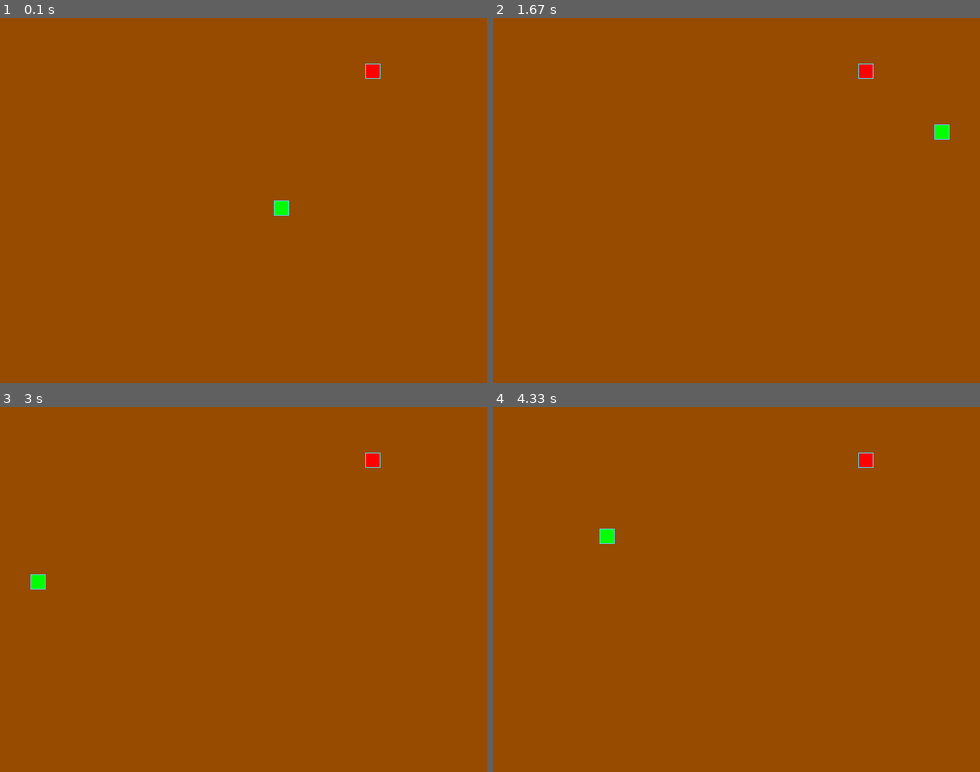
Above: before the commit, frames 1-4 (two rows, left to right).
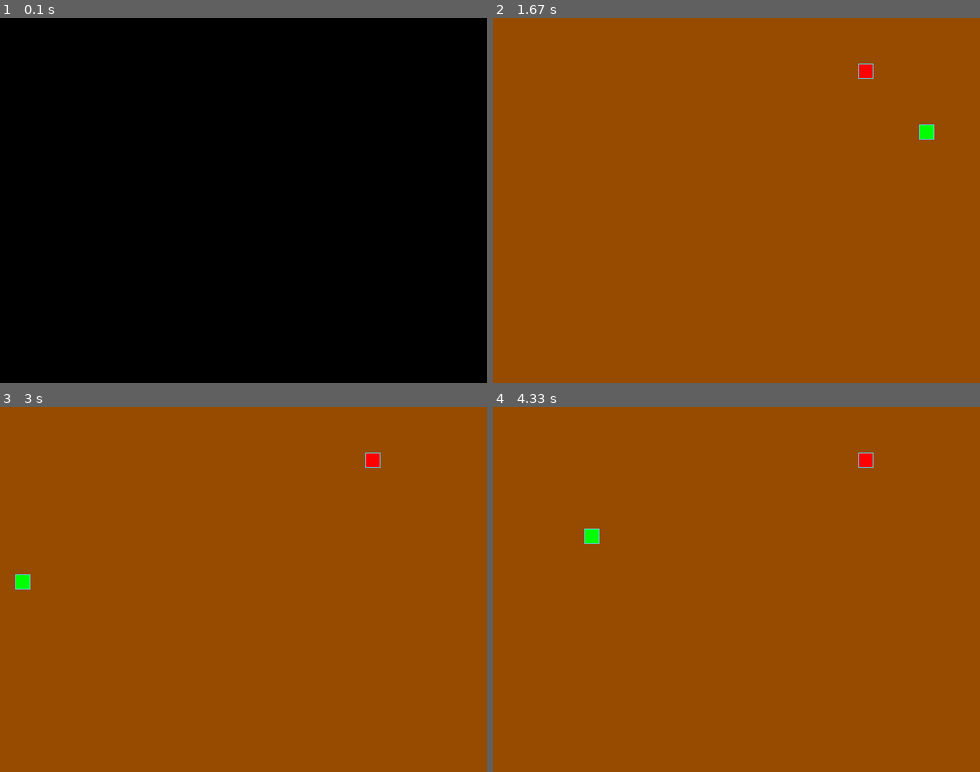
Above: after the commit, the same moments.

Repository: Cka3o4Hukk/the_snake
Game: pygame game, started from the_snake.py
Same seed, same stepped clock (60 frames per second), same inputs: the game is played once before the commit and once after it.
Inputs:
- Up to frame 1 (0.1 s): no input
- Up to frame 2 (1.67 s): hold Right 0.33-0.8 s; hold Up 0.83-1.3 s; hold Right from 1.33 s (still down)
- Up to frame 3 (3 s): release Right at 1.8 s; hold Down 2.4-2.7 s; hold Left from 2.73 s (still down)
- Up to frame 4 (4.33 s): release Left at 3.13 s; hold Up 3.17-3.53 s; hold Right 3.57-4.2 s; hold Down from 4.23 s (still down)

The runs differ from the first frame. In frame 1, 100% of the frame differs, in the area x 0-100%, y 0-100%; in frame 2, 0.3%; in frame 3, 0.3%; in frame 4, 0.3%.

Commit message:
Частичное исправлени

Diff:
--- a/the_snake.py
+++ b/the_snake.py
@@ -3,7 +3,6 @@
 from random import randint
 
 import pygame
-
 
 # Константы для размеров поля и сетки:
 SCREEN_WIDTH, SCREEN_HEIGHT = 640, 480
@@ -38,6 +37,8 @@
 # Скорость движения змейки:
 SPEED = 10
 
+const_position = ((SCREEN_WIDTH // 2), (SCREEN_HEIGHT // 2))
+
 # Настройка игрового окна:
 screen = pygame.display.set_mode((SCREEN_WIDTH, SCREEN_HEIGHT), 0, 32)
 
@@ -50,26 +51,19 @@
 # Позиция в центре
 centre_position = [((SCREEN_WIDTH // 2), (SCREEN_HEIGHT // 2))]
 
+move_dict = {
+    pygame.K_UP: UP,
+    pygame.K_DOWN: DOWN,
+    pygame.K_LEFT: LEFT,
+    pygame.K_RIGHT: RIGHT
+}
+
+directions = {UP: DOWN,
+              DOWN: UP,
+              LEFT: RIGHT,
+              RIGHT: LEFT}
+
 # Тут опишите все классы игры.
-
-'''Уточнить некоторые моменты
-Для удобства рекомендую добавить метод создания новой ячейки
-Я сделал это в отдельных методах, создание поля через random
-и создание графического изображения (draw_default)
-
-Не хватает атрибута метода, отражающего занятые ячейки.
-Могу передать данные яблока и камня, и уже от них заполнить
-занятые ячейки. Так нужно или иначе?
-
-Перебор недопустим. Стоит воспользоваться оператором %.
-Пока не придумал с чем использовать остаток, в любой точке
-за картой координата -20, но на что делить пока не знаю
-
-Остальное в процессе, мелочи в коде поправил, серьезные ошибки
-также попытался исправить, но нужно ещё доработать
-
-Добавил камень, но пишет, что main сложный, поэтому я убрал для проверки
-'''
 
 
 class GameObject():
@@ -83,10 +77,11 @@
 
     def randomize_position(self):
         """Создание позиции предмета рандомно."""
-        return (
+        self.position = (
             randint(0, GRID_WIDTH) * GRID_SIZE,
             randint(0, GRID_HEIGHT) * GRID_SIZE
         )
+
 
     def draw_default(self):
         """Графическое создание предмета."""
@@ -105,7 +100,7 @@
         """Место на поле, цвет, количество камней."""
         super().__init__(position, body_color, length)
         # Создание координат яблока кортежем
-        self.position = self.randomize_position()
+        self.randomize_position()
 
     def draw(self):
         """Графическое создание камня."""
@@ -119,7 +114,7 @@
         """Место на поле, цвет, количество яблок."""
         super().__init__(position, body_color, length)
         # Создание координат яблока кортежем
-        self.position = self.randomize_position()
+        self.randomize_position()
     # Создание координат яблока кортежем
 
     def draw(self):
@@ -129,15 +124,12 @@
 
 class Snake(GameObject):
     """Создание змейки."""
-
     def __init__(self, position=(0, 0), body_color=SNAKE_COLOR):
         """Основные характеристики змейки."""
         super().__init__(position, body_color)
         # начальное положение змейки
         self.position = None
-        self.pos = None
         self.positions = centre_position
-        self.length = 1  # длины змейки
         self.body_color = SNAKE_COLOR  # цвет змейки
         self.last = None  # последний сегмент змейки
         self.direction = RIGHT  # заданное первоначальное движение
@@ -163,26 +155,17 @@
     def update_direction(self, direction):
         """Обновление направление движения змейки."""
         # Движение вниз
-        if direction == UP and self.direction != DOWN:
-            self.direction = UP
-        # Движение вверх
-        elif direction == DOWN and self.direction != UP:
-            self.direction = DOWN
-        # Движение налево
-        elif direction == LEFT and self.direction != RIGHT:
-            self.direction = LEFT
-        # Движение направо
-        elif direction == RIGHT and self.direction != LEFT:
-            self.direction = RIGHT
+        if direction in directions and self.direction != directions[direction]:
+            self.direction = direction
 
     def get_head_position(self):
         """Возвращает позицию головы змейки."""
-        return list(self.positions[0])
+        return self.positions[0]
 
     def move(self):
         """Движение змейки."""
         # Первоначальное положение головы
-        head = self.positions[0]
+        head = self.get_head_position()
 
         # Новое положение головы
         length_snake = [(head[0] + self.direction[0] * GRID_SIZE, head[1] +
@@ -213,7 +196,7 @@
 
     def check_collision(self, apple):
         """Увеличение змейки, если она съела яблоко (координаты совпали)."""
-        if self.positions[0] == apple.position:
+        if self.get_head_position() == apple.position:
             self.length += 1
             apple.position = apple.randomize_position()
             return True
@@ -232,27 +215,20 @@
         """Если элемент поля есть в теле змейки - сброс."""
         if self.length_snake[0] in self.positions[1:]:
             # При =central_positions.. там уже другое значение от начального
-            self.positions = [((SCREEN_WIDTH // 2), (SCREEN_HEIGHT // 2))]
+            self.positions = [const_position]
             self.length = 1
+
 
 
 def handle_keys(game_object):
     """Обрабатывает нажатия клавиш, чтобы изменить направление змейки."""
     # pylint: disable=no-member
-    movement = {
-        (LEFT, pygame.K_UP): UP,
-        (RIGHT, pygame.K_UP): UP,
-        (UP, pygame.K_LEFT): LEFT,
-    }
-    # pylint: disable=no-member - добавил, так как возникают предупрежения
     for event in pygame.event.get():
         if event.type == pygame.QUIT:
             pygame.quit()
-            raise SystemExit
         elif event.type == pygame.KEYDOWN:
-            new_direction = movement.get((game_object.direction, event.key))
-            if new_direction and new_direction != game_object.direction:
-                game_object.next_direction = new_direction
+            if event.key in move_dict:
+                game_object.update_direction(move_dict[event.key])
 
 
 def main():
@@ -267,29 +243,21 @@
     snake.move()
     # Add more mappings as needed}
     while running:
-        for event in pygame.event.get():
-            if event.type == pygame.QUIT:
-                running = False
-            elif event.type == pygame.KEYDOWN:
-                if event.key == pygame.K_UP:
-                    snake.update_direction(UP)
-                elif event.key == pygame.K_DOWN:
-                    snake.update_direction(DOWN)
-                elif event.key == pygame.K_LEFT:
-                    snake.update_direction(LEFT)
-                elif event.key == pygame.K_RIGHT:
-                    snake.update_direction(RIGHT)
+        clock.tick(SPEED)
+        handle_keys(snake)
 
         if snake.check_collision(apple):
             snake.length += 1
             apple = Apple()  # создание нового яблока
-        snake.reset()
+
+        if snake.reset():
+            snake.reset()
+
         snake.move()
         screen.fill(BOARD_BACKGROUND_COLOR)
         apple.draw()
         snake.draw()
         pygame.display.update()
-        clock.tick(SPEED)
 
 
 if __name__ == '__main__':
Not shown, added: venmm/Include/site/python3.11/pygame/_blit_info.h
Not shown, added: venmm/Include/site/python3.11/pygame/_camera.h
Not shown, added: venmm/Include/site/python3.11/pygame/_pygame.h
Not shown, added: venmm/Include/site/python3.11/pygame/_surface.h
Not shown, added: venmm/Include/site/python3.11/pygame/camera.h
Not shown, added: venmm/Include/site/python3.11/pygame/font.h
Not shown, added: venmm/Include/site/python3.11/pygame/freetype.h
Not shown, added: venmm/Include/site/python3.11/pygame/include/_pygame.h
Not shown, added: venmm/Include/site/python3.11/pygame/include/bitmask.h
Not shown, added: venmm/Include/site/python3.11/pygame/include/pgcompat.h
Not shown, added: venmm/Include/site/python3.11/pygame/include/pgimport.h
Not shown, added: venmm/Include/site/python3.11/pygame/include/pgplatform.h
(and 19 more such lines)
